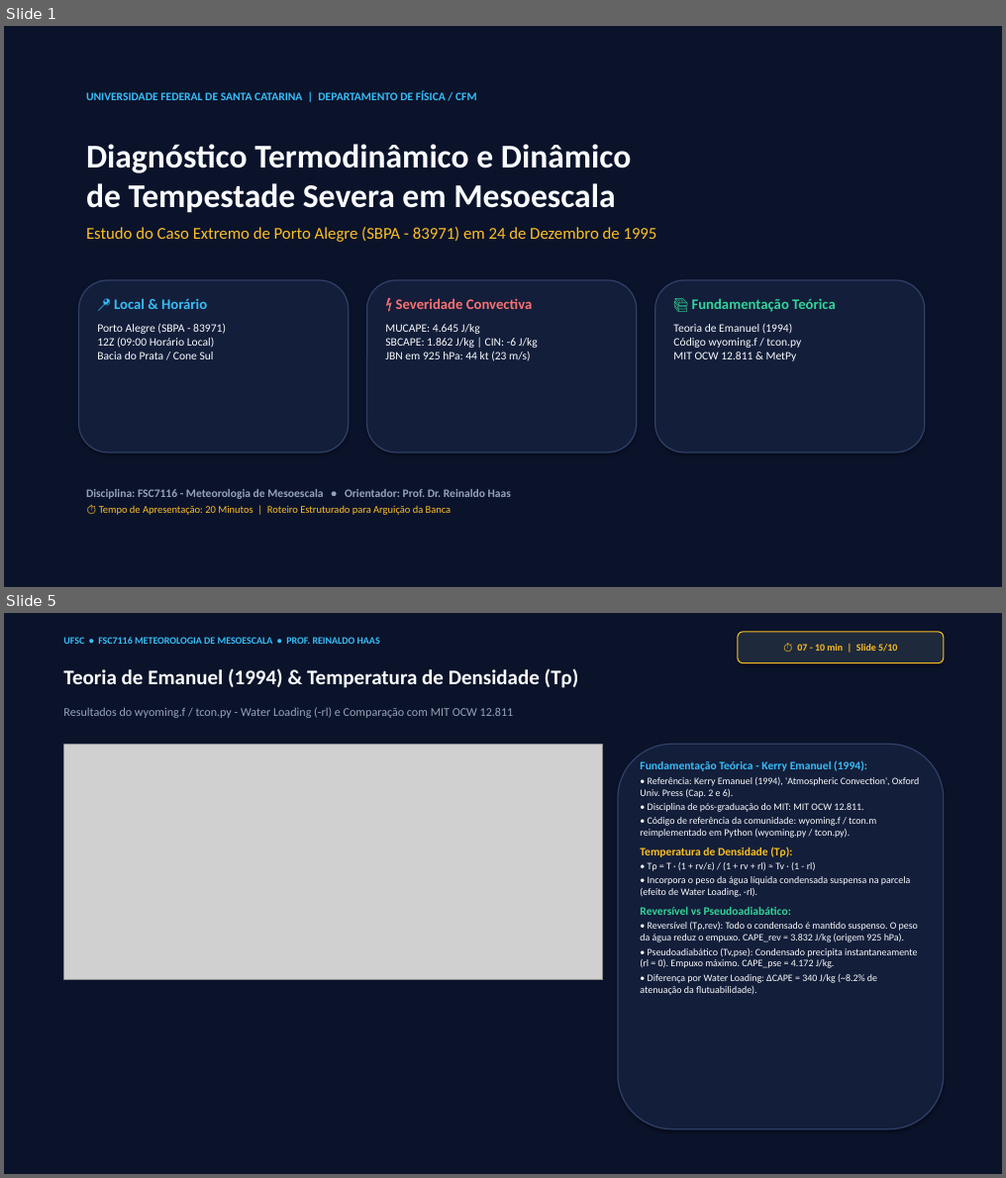
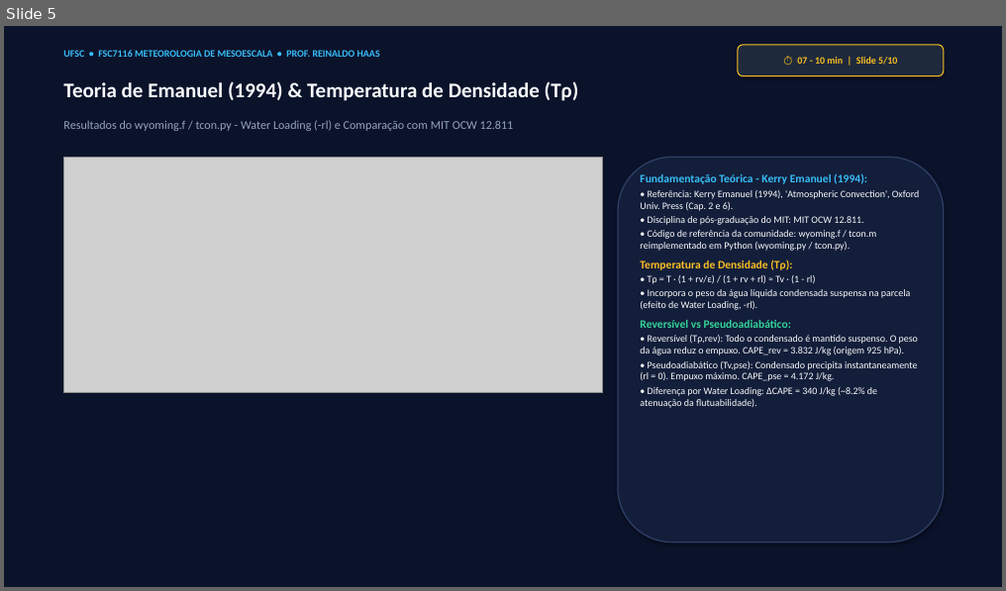
Before and after one commit to reinaldohaas/tarefa-meso, a slide deck: apresentacao_meso.pptx. Shown one above the other, each under a label of ours: slides 1 and 5 before the commit, slide 5 after it; the slides between them are not shown. The pictures are 1006x1178 and 1006x591 pixels, drawn with LibreOffice and Linux fonts; fonts in the diff are those of the drawing; grey boxes stand for pictures. Boxes give left, top, right and bottom in pixels: in the first picture for what was removed or moved away, otherwise in the second. Text is boxed around its words. In the diff, an @@ line names an element or a change of style, - is before the commit and + after.

Commit message:
feat: tutorial para alunos (3 sondagens/3 analises) e mapas sinoticos com divisao continental no Cartopy

```diff
--- a/apresentacao_meso.pptx
+++ b/apresentacao_meso.pptx
@@ slide 1 removed at (4,26,1002,587), background #FFFFFF @@
@@ rectangle removed at (4,26,1002,587) @@
@@ text removed at (86,91,477,100) @@
-UNIVERSIDADE FEDERAL DE SANTA CATARINA | DEPARTAMENTO DE FÍSICA / CFM
@@ text removed at (86,144,657,242) @@
-Diagnóstico Termodinâmico e Dinâmico
-de Tempestade Severa em Mesoescala
-Estudo do Caso Extremo de Porto Alegre (SBPA - 83971) em 24 de Dezembro de 1995
@@ rounded rectangle removed at (79,280,349,453) @@
@@ rounded rectangle removed at (367,280,637,453) @@
@@ rounded rectangle removed at (655,280,925,453) @@
@@ text removed at (97,298,226,360) @@
-📍 Local & Horário
-Porto Alegre (SBPA - 83971)
-12Z (09:00 Horário Local)
-Bacia do Prata / Cone Sul
@@ text removed at (385,298,538,362) @@
-⚡ Severidade Convectiva
-MUCAPE: 4.645 J/kg
-SBCAPE: 1.862 J/kg | CIN: -6 J/kg
-JBN em 925 hPa: 44 kt (23 m/s)
@@ text removed at (673,298,836,362) @@
-📚 Fundamentação Teórica
-Teoria de Emanuel (1994)
-Código wyoming.f / tcon.py
-MIT OCW 12.811 & MetPy
@@ text removed at (86,489,511,515) @@
-Disciplina: FSC7116 - Meteorologia de Mesoescala • Orientador: Prof. Dr. Reinaldo Haas
-⏱️ Tempo de Apresentação: 20 Minutos | Roteiro Estruturado para Arguição da Banca
```
Also in this commit, not shown: 3 slides changed, 1 slide added, 9 other files.
